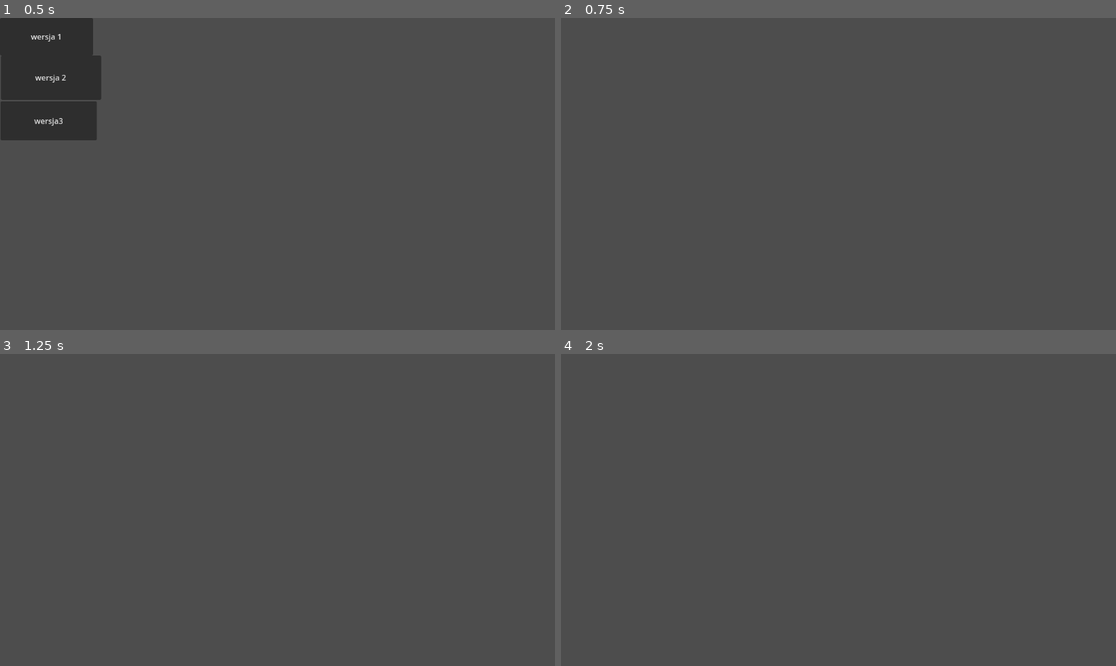
Above: before the commit, frames 1-4 (two rows, left to right).
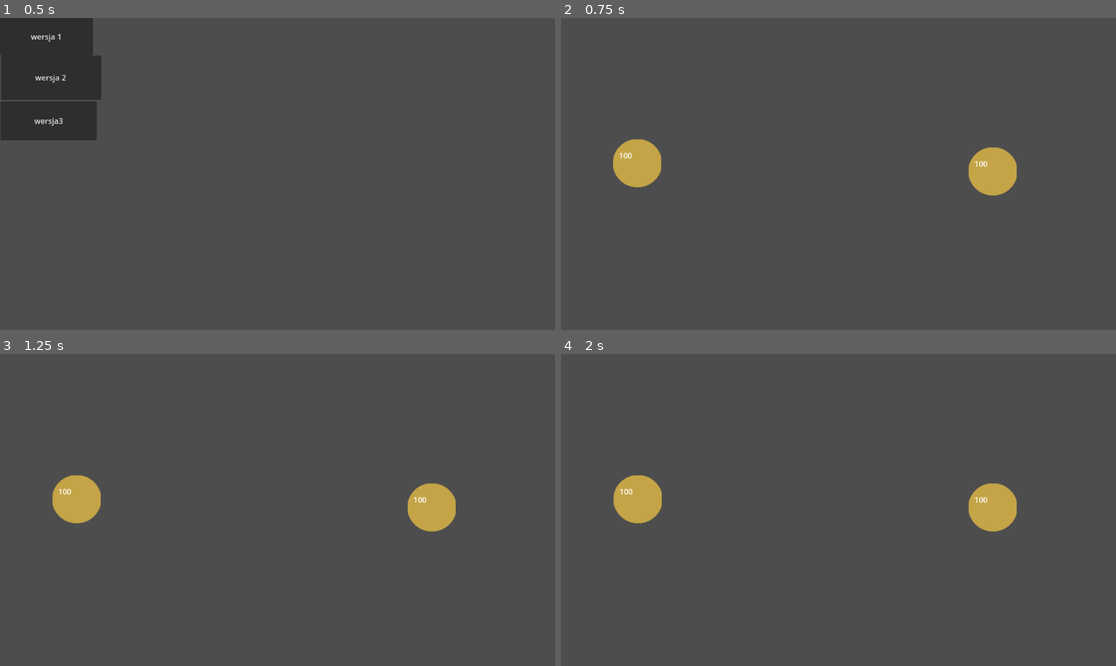
Above: after the commit, the same moments.

Repository: Okularnik2001PL/Ksssssssss
Game: Godot game, scene res://główne_menu.tscn
Two runs of this game, one before a commit and one after it. Both use one fixed random seed, a clock stepped at 60 frames per second and the inputs below.
Inputs:
- Up to frame 1 (0.5 s): no input
- Up to frame 2 (0.75 s): click "wersja3" at 0.5 s
- Up to frame 3 (1.25 s): no input
- Up to frame 4 (2 s): tap Enter at 1.25 s

Frame 1 is identical in both runs. In frame 2, 2.2% of the frame differs, in the area x 9-83%, y 38-58%; in frame 3, 2.2%; in frame 4, 2.2%.

Commit message:
to9f
tttt

Diff:
--- a/gracz2.gd
+++ b/scrypty i sceny oku/ememy2.gd
@@ -3,13 +3,15 @@
 var Dmg = 1
 var Def = 0
 var tarcza = false
-var enemy=null
+@onready var enemy=get_parent().gracz
 func _physics_process(delta: float) -> void:
 	$Label.text=str(Hp)
 	if Hp<=0:
 		queue_free()
 	if enemy != null:
-		velocity = (enemy.position - position).normalized()
+		linear_velocity = ((enemy.global_position - global_position)*10000).normalized()
+	else:
+		enemy=get_parent().ememy
 
 
 func _on_area_2d_body_entered(body: Node2D) -> void:
--- a/gracz.tscn
+++ b/scrypty i sceny oku/gracz.tscn
@@ -1,6 +1,6 @@
 [gd_scene load_steps=5 format=3 uid="uid://ccvfv2tct4e4d"]
 
-[ext_resource type="Script" path="res://gracz.gd" id="1_rnn86"]
+[ext_resource type="Script" path="res://scrypty i sceny oku/ememy2.gd" id="1_6xum4"]
 [ext_resource type="Texture2D" uid="uid://bd4n72ry1dmx6" path="res://grafiki/Kuleczka.png" id="1_s2bjs"]
 
 [sub_resource type="CircleShape2D" id="CircleShape2D_7gh87"]
@@ -9,7 +9,7 @@
 [sub_resource type="CircleShape2D" id="CircleShape2D_2yap6"]
 
 [node name="RigidBody2D" type="RigidBody2D"]
-script = ExtResource("1_rnn86")
+script = ExtResource("1_6xum4")
 
 [node name="Kuleczka" type="Sprite2D" parent="."]
 texture = ExtResource("1_s2bjs")
--- /dev/null
+++ b/scrypty i sceny oku/gracz2.gd
@@ -0,0 +1,19 @@
+extends RigidBody2D
+var Hp = 100
+var Dmg = 1
+var Def = 0
+var tarcza = false
+@onready var enemy=get_parent().ememy
+func _physics_process(delta: float) -> void:
+	$Label.text=str(Hp)
+	if Hp<=0:
+		queue_free()
+		print("zginołem")
+	if enemy != null:
+		linear_velocity = ((enemy.global_position - global_position)*10000).normalized()
+	else:
+		enemy=get_parent().ememy
+
+
+func _on_area_2d_body_entered(body: Node2D) -> void:
+	body.hp-=Dmg
--- a/walka.tscn
+++ b/walka.tscn
@@ -1,21 +1,21 @@
-[gd_scene load_steps=3 format=3 uid="uid://cva7rw3o7ex6g"]
+[gd_scene load_steps=4 format=3 uid="uid://cva7rw3o7ex6g"]
 
-[ext_resource type="PackedScene" uid="uid://ccvfv2tct4e4d" path="res://gracz.tscn" id="1_uyy3q"]
-
-[sub_resource type="CapsuleShape2D" id="CapsuleShape2D_hxb6s"]
-radius = 322.0
-height = 1166.0
+[ext_resource type="Script" path="res://walkaoku.gd" id="1_hods6"]
+[ext_resource type="PackedScene" uid="uid://ccvfv2tct4e4d" path="res://scrypty i sceny oku/gracz.tscn" id="1_uyy3q"]
+[ext_resource type="Script" path="res://scrypty i sceny oku/gracz2.gd" id="3_qb5wh"]
 
 [node name="Node2D" type="Node2D"]
-
-[node name="StaticBody2D" type="StaticBody2D" parent="."]
-rotation = 1.5708
-
-[node name="CollisionShape2D" type="CollisionShape2D" parent="StaticBody2D"]
-position = Vector2(321, -577)
-shape = SubResource("CapsuleShape2D_hxb6s")
+script = ExtResource("1_hods6")
 
 [node name="RigidBody2D" parent="." instance=ExtResource("1_uyy3q")]
 position = Vector2(158, 302)
-mass = 50.0
+collision_layer = 3
+collision_mask = 3
 gravity_scale = 0.0
+script = ExtResource("3_qb5wh")
+
+[node name="RigidBody2D2" parent="." instance=ExtResource("1_uyy3q")]
+position = Vector2(896, 319)
+collision_layer = 3
+collision_mask = 3
+gravity_scale = 0.0
--- /dev/null
+++ b/walkaoku.gd
@@ -0,0 +1,3 @@
+extends Node2D
+@onready var ememy=$RigidBody2D2
+@onready var gracz=$RigidBody2D
